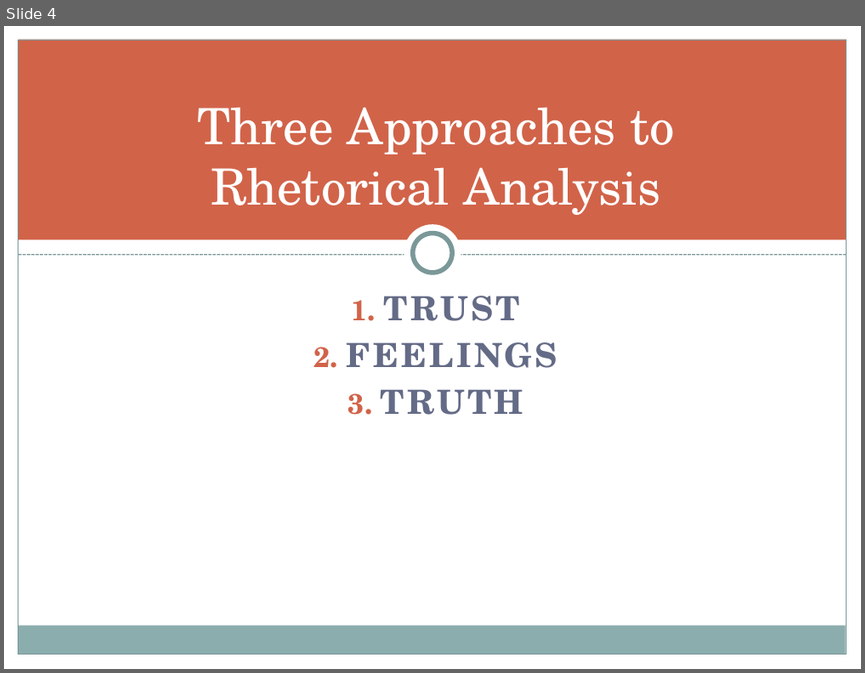
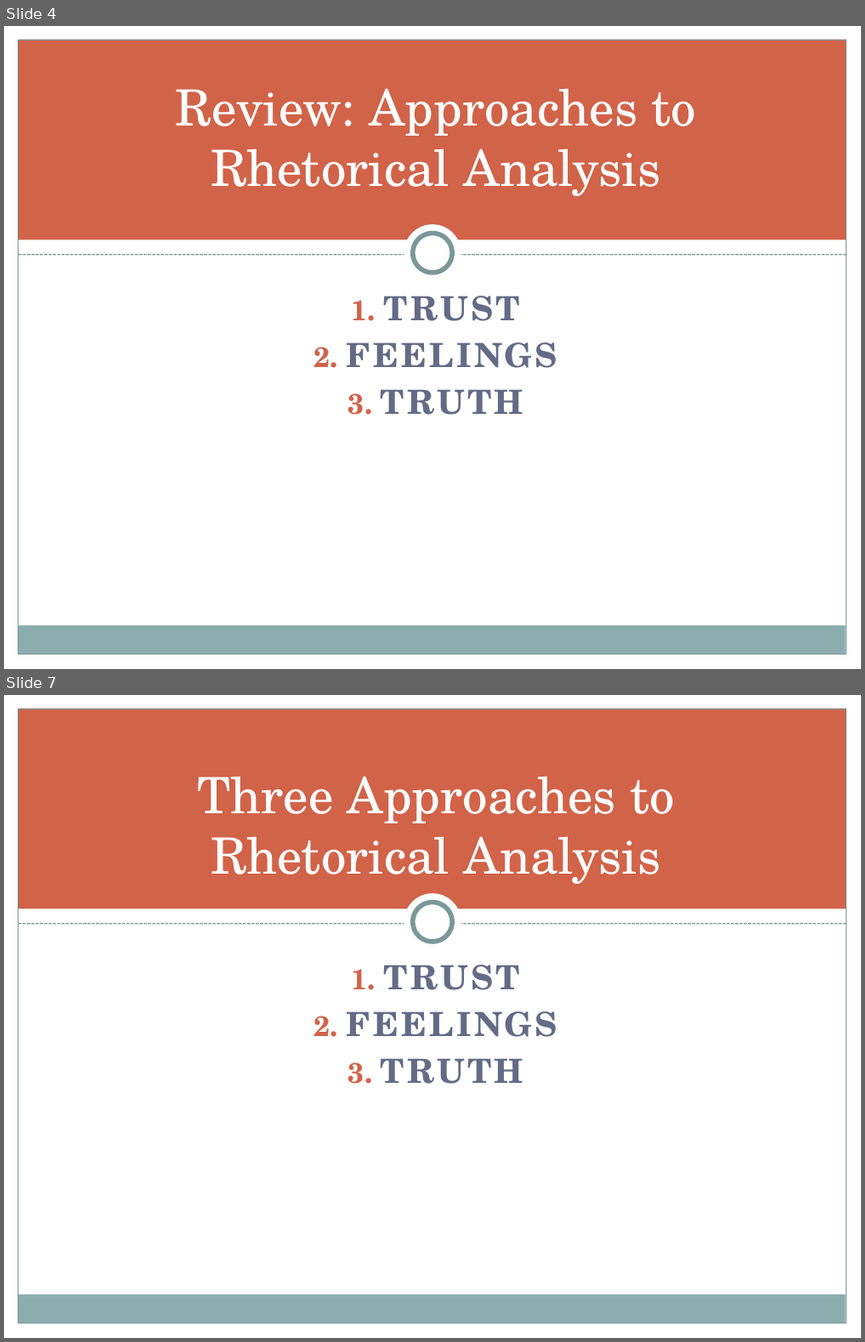
Before and after one commit to halperta/halperta.github.io, a slide deck: rhe306-spring2014/documents/ethosLecture.pptx. Shown one above the other, each under a label of ours: slide 4 before the commit, slides 4 and 7 after it; the slides between them are not shown. The pictures are 865x673 and 865x1342 pixels, drawn with LibreOffice and Linux fonts; fonts in the diff are those of the drawing. Boxes give left, top, right and bottom in pixels: in the first picture for what was removed or moved away, otherwise in the second. Text is boxed around its words. In the diff, an @@ line names an element or a change of style, - is before the commit and + after.

```diff
--- a/rhe306-spring2014/documents/ethosLecture.pptx
+++ b/rhe306-spring2014/documents/ethosLecture.pptx
@@ slide 4 added at (4, 26, 861, 669), background #FFFFFF; not listed: 10 template elements that a slide beside it also shows @@
@@ title added at (176, 88, 697, 196), 42 pt, text #FFFFFF @@
+Review: Approaches to Rhetorical Analysis
@@ text added at (347, 295, 557, 414), 28 pt, text #646B86, bold @@
+1. TRUST
+2. FEELINGS
+3. TRUTH
@@ what was slide 4 is now slide 7 @@
```
Also in this commit, not shown: 2 slides changed, 11 other slides added, 8 slides removed, 2 other files.
